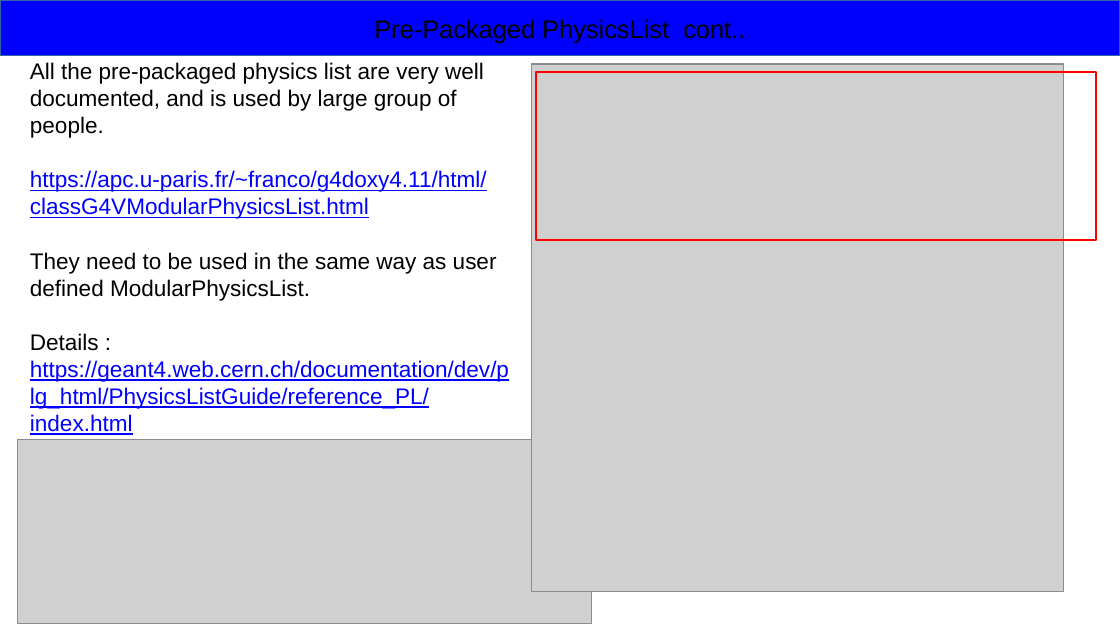
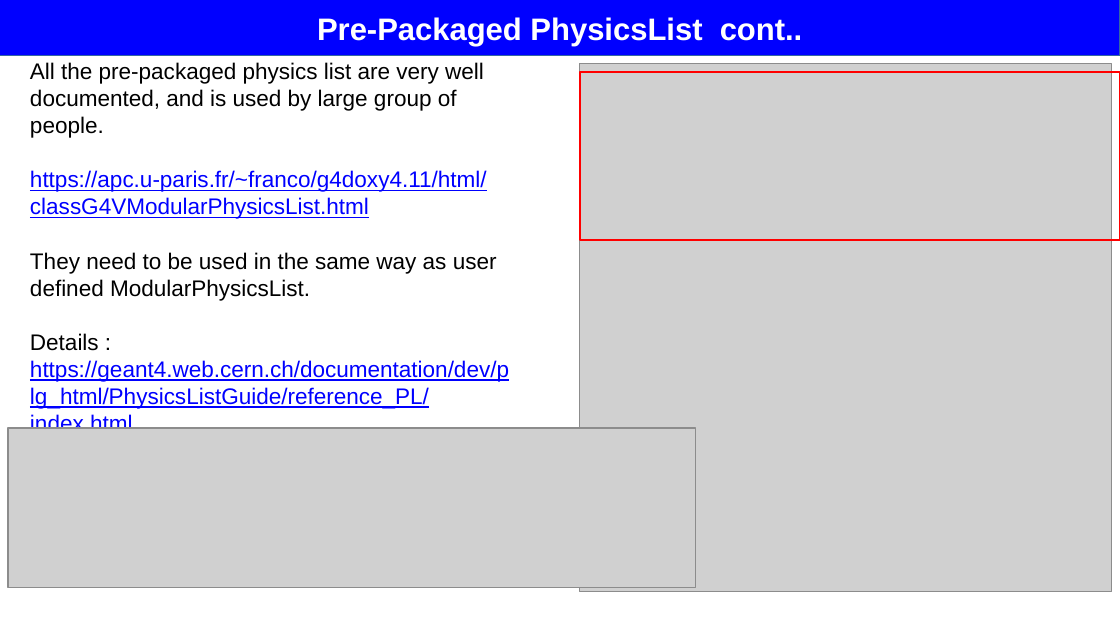
Before and after one commit to rsehgal/G4Simulations, a slide deck: slide 19 of Presentations/PhysicsList.pptx (slide 13 before the commit). Drawn at 1120x630 pixels with LibreOffice and Linux fonts; fonts in the diff are those of the drawing; grey boxes stand for pictures. Boxes give left, top, right and bottom in pixels: in the first picture for what was removed or moved away, otherwise in the second. Text is boxed around its words. In the diff, an @@ line names an element or a change of style, - is before the commit and + after.

Commit message:
Modified the PhysicsList PPTs

```diff
--- a/Presentations/PhysicsList.pptx
+++ b/Presentations/PhysicsList.pptx
@@ rectangle "Pre-Packaged PhysicsList cont.." at [0, 0, 1120, 56]: size 18 to 22 pt, text colour #000000 to #FFFFFF, bold on @@
@@ picture: place and size @@
-picture at [532, 64, 1064, 592]
+picture at [580, 64, 1113, 592]
@@ rectangle: place and size @@
-rectangle at [537, 72, 1097, 240]
+rectangle at [580, 72, 1120, 240]
@@ picture: place and size @@
-picture at [17, 440, 593, 624]
+picture at [8, 428, 695, 587]
```
Also in this commit, not shown: 14 other slides changed, 16 slides added, 2 slides removed, 2 other files.
